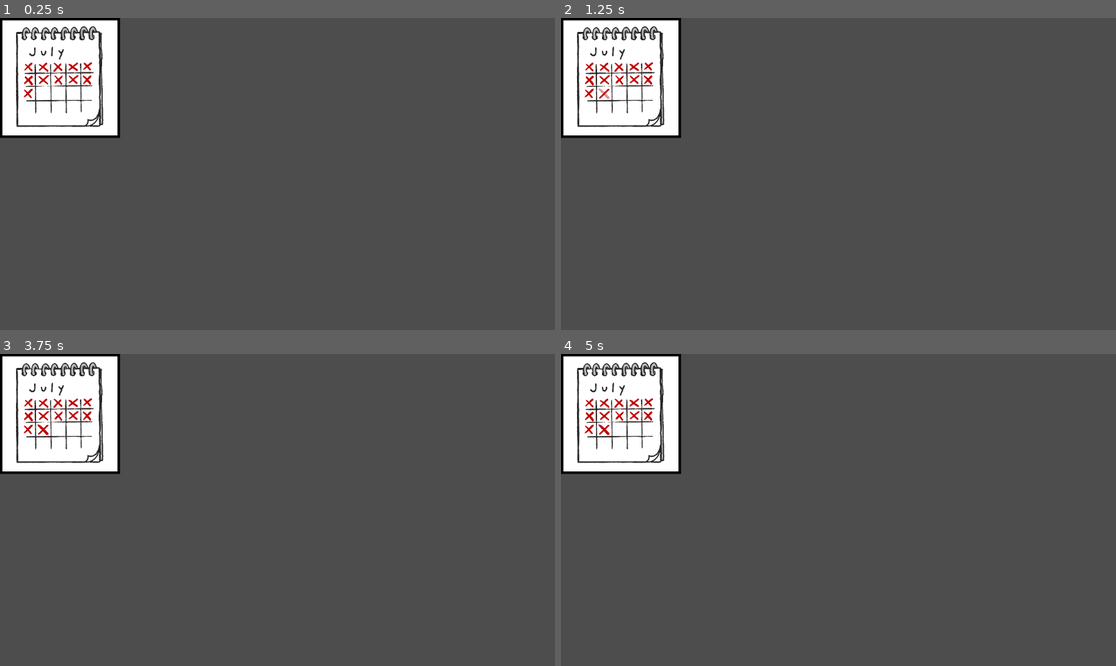
Above: before the commit, frames 1-4 (two rows, left to right).
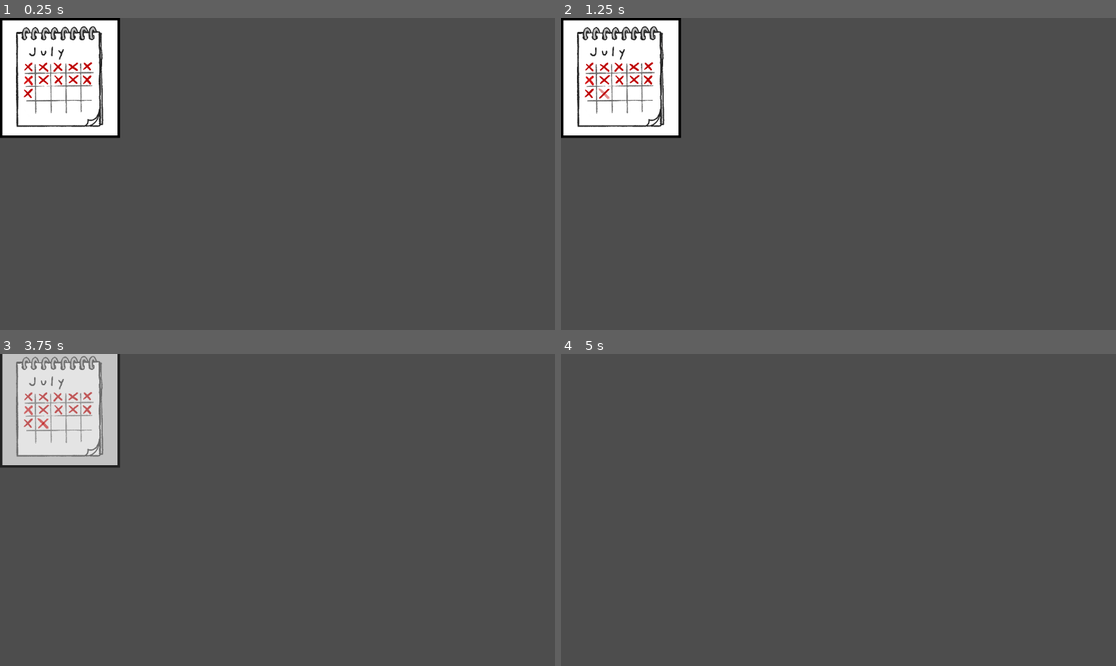
Above: after the commit, the same moments.

Repository: ohmlet-studio/ABugsLife
Game: Godot game, scene res://Scene/HomeScene.tscn
Same seed, same stepped clock (60 frames per second), same inputs: the game is played once before the commit and once after it. This scene is started directly instead of the project's main scene.
Inputs (mouse positions are in pixels of both pictures, inside the frame that each line leads up to):
- Up to frame 1 (0.25 s): no input
- Up to frame 2 (1.25 s): tap Enter at 0.5 s; drag from (605, 92) to (894, 105) at 0.52 s
- Up to frame 3 (3.75 s): tap Space at 1.25, 2.75 s; drag from (166, 525) to (249, 572) at 1.27 s; tap Enter at 2, 3.5 s; move the mouse to (333, 441) at 2.02 s; click (333, 441) at 2.17 s; drag from (249, 572) to (111, 463) at 2.77 s; move the mouse to (444, 556) at 3.52 s; click (444, 556) at 3.67 s
- Up to frame 4 (5 s): tap Space at 4.25 s; drag from (672, 463) to (755, 432) at 4.27 s

The runs differ from the first frame. In frame 1, 0.3% of the frame differs, in the area x 4-17%, y 14-31%; in frame 2, 0.3%; in frame 3, 7.9%; in frame 4, 8.1%, in the area x 0-22%, y 0-39%.

Commit message:
fixs calendar

Diff:
--- a/Scene/Home/CalendarPopup.tscn
+++ b/Scene/Home/CalendarPopup.tscn
@@ -6,36 +6,56 @@
 [ext_resource type="Texture2D" uid="uid://dadxgi2xkpq5d" path="res://Assets/Calendar/Outline2.webp" id="5_0nsjf"]
 [ext_resource type="Texture2D" uid="uid://cd2dp1mjjqjqm" path="res://Assets/Calendar/Outline1.webp" id="6_6d3vw"]
 [ext_resource type="AudioStream" uid="uid://bmbnxwnb5lg7o" path="res://Assets/Audio/SFX/pencil.mp3" id="6_54w6j"]
+[ext_resource type="Texture2D" uid="uid://cy0s1bb7d4dfg" path="res://Assets/Calendar/BirthdayCake.webp" id="7_6d3vw"]
+[ext_resource type="Texture2D" uid="uid://3xw23t5yxljd" path="res://Assets/Calendar/RondBirthday.webp" id="8_8rrym"]
 
 [node name="CalendrierPopup" instance=ExtResource("1_3ltq0")]
+
+[node name="Shadow" parent="Popup" index="0"]
+offset_left = 0.0
+offset_top = 0.0
+offset_right = 247.8
+offset_bottom = 247.8
+
+[node name="Calendar" type="Sprite2D" parent="Popup/PanelContainer/Background4" index="0"]
+position = Vector2(116, 119)
+scale = Vector2(0.35049, 0.35049)
+texture = ExtResource("3_54w6j")
+
+[node name="BirthdayCake" type="Sprite2D" parent="Popup/PanelContainer/Background4" index="1"]
+modulate = Color(0.745098, 0, 0, 1)
+position = Vector2(148, 151)
+scale = Vector2(0.265625, 0.265625)
+texture = ExtResource("7_6d3vw")
+
+[node name="RondBirthday" type="Sprite2D" parent="Popup/PanelContainer/Background4" index="2"]
+visible = false
+position = Vector2(147, 153)
+scale = Vector2(0.25, 0.25)
+texture = ExtResource("8_8rrym")
+
+[node name="CalendarClickControl" type="Control" parent="Popup/PanelContainer/Background4" index="3"]
+modulate = Color(1, 0, 0.00392157, 1)
+layout_mode = 3
+anchors_preset = 0
+offset_left = 68.0
+offset_top = 137.0
+offset_right = 128.0
+offset_bottom = 193.0
+scale = Vector2(0.520002, 0.520002)
+script = ExtResource("4_54w6j")
+
+[node name="Outline2" type="Sprite2D" parent="Popup/PanelContainer/Background4/CalendarClickControl" index="0"]
+position = Vector2(31.92, 29.96)
+scale = Vector2(0.599996, 0.599996)
+texture = ExtResource("5_0nsjf")
+
+[node name="Outline1" type="Sprite2D" parent="Popup/PanelContainer/Background4/CalendarClickControl" index="1"]
+position = Vector2(30.92, 29.96)
+scale = Vector2(0.599996, 0.599996)
+texture = ExtResource("6_6d3vw")
 
 [node name="AudioStreamPlayer" type="AudioStreamPlayer" parent="." index="2"]
 stream = ExtResource("6_54w6j")
 
-[node name="Calendar" type="Sprite2D" parent="." index="3"]
-position = Vector2(121, 124)
-scale = Vector2(0.35049, 0.35049)
-texture = ExtResource("3_54w6j")
-
-[node name="CalendarClickControl" type="Control" parent="." index="4"]
-modulate = Color(1, 0, 0.00392157, 1)
-layout_mode = 3
-anchors_preset = 0
-offset_left = 73.0
-offset_top = 142.0
-offset_right = 133.0
-offset_bottom = 198.0
-scale = Vector2(0.520002, 0.520002)
-script = ExtResource("4_54w6j")
-
-[node name="Outline2" type="Sprite2D" parent="CalendarClickControl" index="0"]
-position = Vector2(31.92, 29.96)
-scale = Vector2(0.599996, 0.599996)
-texture = ExtResource("5_0nsjf")
-
-[node name="Outline1" type="Sprite2D" parent="CalendarClickControl" index="1"]
-position = Vector2(30.92, 29.96)
-scale = Vector2(0.599996, 0.599996)
-texture = ExtResource("6_6d3vw")
-
-[connection signal="gui_input" from="CalendarClickControl" to="CalendarClickControl" method="_on_gui_input"]
+[connection signal="gui_input" from="Popup/PanelContainer/Background4/CalendarClickControl" to="Popup/PanelContainer/Background4/CalendarClickControl" method="_on_gui_input"]
--- a/Scene/InteractionPopup.tscn
+++ b/Scene/InteractionPopup.tscn
@@ -51,45 +51,6 @@
 "values": [Color(1, 1, 1, 0), Color(1, 1, 1, 1)]
 }
 
-[sub_resource type="Animation" id="Animation_ys6pq"]
-length = 0.001
-tracks/0/type = "value"
-tracks/0/imported = false
-tracks/0/enabled = true
-tracks/0/path = NodePath("Popup/Shadow:color")
-tracks/0/interp = 1
-tracks/0/loop_wrap = true
-tracks/0/keys = {
-"times": PackedFloat32Array(0),
-"transitions": PackedFloat32Array(1),
-"update": 0,
-"values": [Color(0.301961, 0.301961, 0.301961, 0.517647)]
-}
-tracks/1/type = "value"
-tracks/1/imported = false
-tracks/1/enabled = true
-tracks/1/path = NodePath("Popup:position")
-tracks/1/interp = 1
-tracks/1/loop_wrap = true
-tracks/1/keys = {
-"times": PackedFloat32Array(0),
-"transitions": PackedFloat32Array(1),
-"update": 0,
-"values": [Vector2(0, 0)]
-}
-tracks/2/type = "value"
-tracks/2/imported = false
-tracks/2/enabled = true
-tracks/2/path = NodePath("Popup/PanelContainer:modulate")
-tracks/2/interp = 1
-tracks/2/loop_wrap = true
-tracks/2/keys = {
-"times": PackedFloat32Array(0),
-"transitions": PackedFloat32Array(1),
-"update": 0,
-"values": [Color(1, 1, 1, 1)]
-}
-
 [sub_resource type="Animation" id="Animation_go0bo"]
 resource_name = "Disappear"
 length = 0.3
@@ -130,6 +91,45 @@
 "values": [Color(1, 1, 1, 1), Color(1, 1, 1, 0)]
 }
 
+[sub_resource type="Animation" id="Animation_ys6pq"]
+length = 0.001
+tracks/0/type = "value"
+tracks/0/imported = false
+tracks/0/enabled = true
+tracks/0/path = NodePath("Popup/Shadow:color")
+tracks/0/interp = 1
+tracks/0/loop_wrap = true
+tracks/0/keys = {
+"times": PackedFloat32Array(0),
+"transitions": PackedFloat32Array(1),
+"update": 0,
+"values": [Color(0.301961, 0.301961, 0.301961, 0.517647)]
+}
+tracks/1/type = "value"
+tracks/1/imported = false
+tracks/1/enabled = true
+tracks/1/path = NodePath("Popup:position")
+tracks/1/interp = 1
+tracks/1/loop_wrap = true
+tracks/1/keys = {
+"times": PackedFloat32Array(0),
+"transitions": PackedFloat32Array(1),
+"update": 0,
+"values": [Vector2(0, 0)]
+}
+tracks/2/type = "value"
+tracks/2/imported = false
+tracks/2/enabled = true
+tracks/2/path = NodePath("Popup/PanelContainer:modulate")
+tracks/2/interp = 1
+tracks/2/loop_wrap = true
+tracks/2/keys = {
+"times": PackedFloat32Array(0),
+"transitions": PackedFloat32Array(1),
+"update": 0,
+"values": [Color(1, 1, 1, 1)]
+}
+
 [sub_resource type="AnimationLibrary" id="AnimationLibrary_yx51e"]
 _data = {
 &"Appear": SubResource("Animation_3slvu"),
@@ -148,6 +148,7 @@
 offset_bottom = 249.0
 
 [node name="Shadow" type="ColorRect" parent="Popup"]
+layout_mode = 0
 offset_left = -19.0
 offset_top = 17.0
 offset_right = 228.8
@@ -155,6 +156,7 @@
 color = Color(0.301961, 0.301961, 0.301961, 0.517647)
 
 [node name="PanelContainer" type="PanelContainer" parent="Popup"]
+layout_mode = 0
 offset_right = 249.0
 offset_bottom = 249.0
 theme_override_styles/panel = SubResource("StyleBoxFlat_u3xke")
--- a/Scene/Tram/PhonePopup.tscn
+++ b/Scene/Tram/PhonePopup.tscn
@@ -12,14 +12,10 @@
 script = ExtResource("2_ccss7")
 
 [node name="Shadow" parent="Popup" index="0"]
-layout_mode = 0
 offset_left = 0.0
 offset_top = 0.0
 offset_right = 247.8
 offset_bottom = 247.8
-
-[node name="PanelContainer" parent="Popup" index="1"]
-layout_mode = 0
 
 [node name="Elements" type="Node2D" parent="Popup/PanelContainer/Background4" index="0"]
 position = Vector2(-5, -5)
--- a/Scripts/Home/calendar_click_control.gd
+++ b/Scripts/Home/calendar_click_control.gd
@@ -1,7 +1,9 @@
 extends Control
 
 
-@onready var sound_player = get_parent().get_node("AudioStreamPlayer")
+@onready var sound_player = get_parent().get_parent().get_parent().get_parent().get_node("AudioStreamPlayer")
+@onready var popup = get_parent().get_parent().get_parent().get_parent()
+
 
 func fade_in_children():
 	var tween = create_tween()
@@ -23,3 +25,5 @@
 		if event.pressed and event.button_index == MOUSE_BUTTON_LEFT:
 			fade_in_children()
 			sound_player.play()
+			await get_tree().create_timer(3).timeout
+			popup.action_completed.emit()
--- a/Scripts/main_menu.gd
+++ b/Scripts/main_menu.gd
@@ -7,5 +7,6 @@
 	await get_tree().create_timer(3.0).timeout
 	get_tree().change_scene_to_file("res://Scene/tramScene.tscn")
 
+
 func _on_credits_pressed() -> void:
 	pass # Replace with function body.
Binary file changed: Assets/Calendar/Calendar.webp
Not shown: 1 places in Scene/Home/CalendarPopup.tscn that only renumber resources
Not shown: 1 places in Scene/Tram/PhonePopup.tscn that only renumber resources
